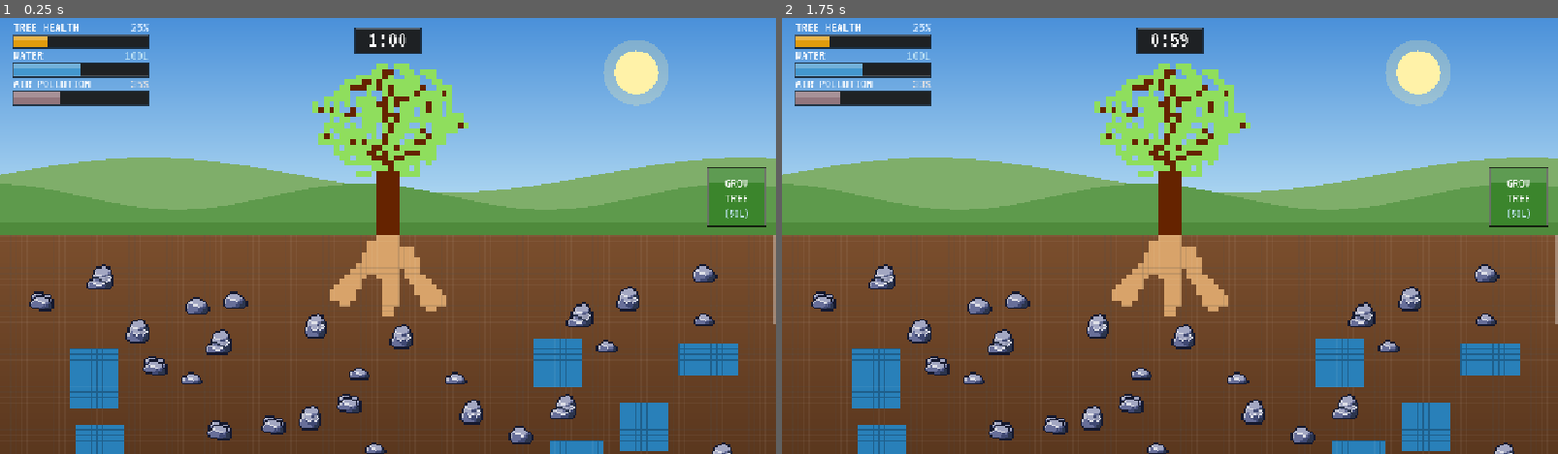
Above: before the commit, frames 1-2 (left to right).
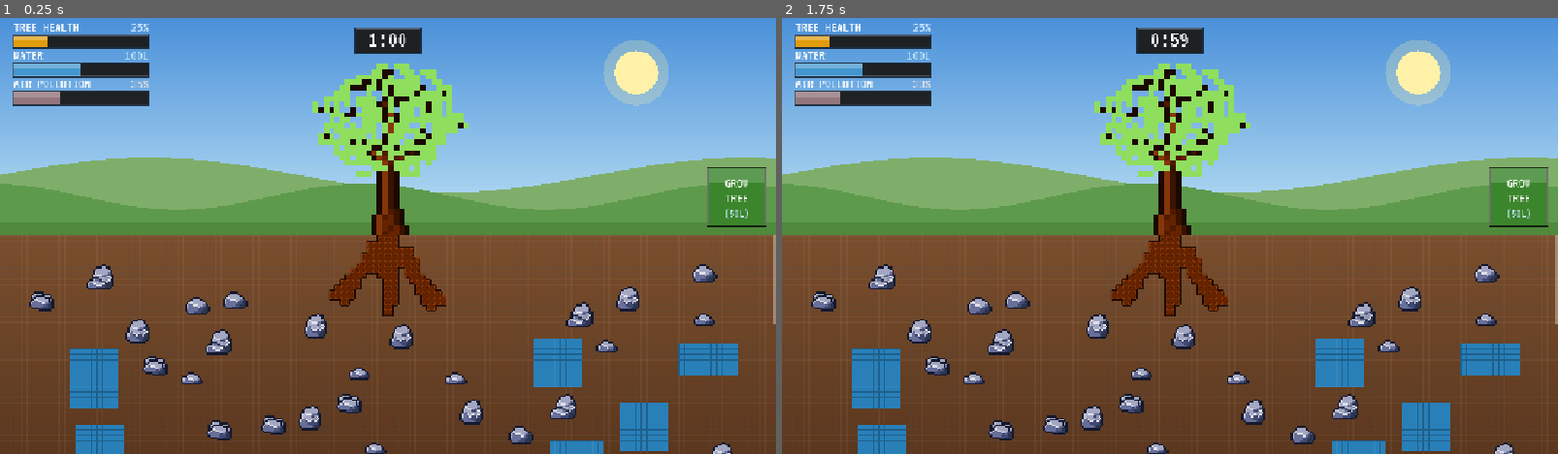
Above: after the commit, the same moments.

Repository: Jeeareen/ExtendoRoot
Game: Godot game, scene res://scenes/main.tscn
The game is run twice, just before and just after one commit, with the same random seed, the same clock (stepped at 60 frames per second) and the same inputs.
Inputs (mouse positions are in pixels of both pictures, inside the frame that each line leads up to):
- Up to frame 1 (0.25 s): no input
- Up to frame 2 (1.75 s): tap Enter at 0.5 s; move the mouse to (1340, 214) at 0.52 s; tap R at 0.6 s; click (1340, 214) at 0.67 s; tap Space at 1.25 s; drag from (1014, 257) to (1131, 323) at 1.27 s

The runs differ from the first frame. In frame 1, 2.2% of the frame differs, in the area x 41-60%, y 11-69%; in frame 2, 2.2%.

Commit message:
feat: merge water flowing pulse effect and tree trunk sprite from ui-effects

Diff:
--- a/scripts/main.gd
+++ b/scripts/main.gd
@@ -26,7 +26,16 @@
 const WATER_EDGE := Color("1f5f8b")
 const ACID_WATER_COLOR := Color("16a05d") # Greenish dark-turquoise for acid pools
 const ACID_WATER_EDGE := Color("0e6e3e")
-const ROOT_COLOR := Color("d8a36a")
+const ROOT_COLOR := Color("652300")
+
+# Retro Pixel-Art Bitmask Root Palette (Ağaç Gövdesi #652300 İle Birebir Uyumlu)
+const ROOT_BARK_DARK := Color("1b0800")
+const ROOT_BARK_SHADOW := Color("381300")
+const ROOT_WOOD_CORE := Color("652300")
+const ROOT_WOOD_GRAIN := Color("4e1a00")
+const ROOT_WOOD_LIGHT := Color("853609")
+const ROOT_TIP_COLOR := Color("aa4d18")
+const ROOT_WATER_FLOW := Color("54d6ff")
 
 const TILE_SIZE := 8.0
 const TOTAL_SOIL_ROWS := 100
@@ -126,6 +135,8 @@
 var _is_grow_btn_hovered: bool = false
 var _is_connected_to_water: bool = false
 var _active_water_intake_rate: float = 0.0
+var _water_pulse_time: float = 0.0
+var _water_flow_cells: Dictionary = {} # Vector2i -> int (distance from water contact)
 
 # Wind & Leaf oscillation configuration
 const WIND_SWAY_FREQ := 5.5
@@ -266,6 +277,12 @@
 
 	_is_connected_to_water = connected_now
 	_active_water_intake_rate = intake_this_frame
+	if _is_connected_to_water:
+		_water_pulse_time += delta
+		_update_water_flow_path()
+		needs_redraw = true
+	else:
+		_water_flow_cells.clear()
 
 	# Heat wave also drains 2L of water per second from our stored water bar
 	if _is_heatwave:
@@ -1570,16 +1587,18 @@
 			var tile_rect := Rect2(Vector2(x, y), Vector2(TILE_SIZE, TILE_SIZE))
 
 			var is_root: bool = _initial_root_tiles.has(cell) or _root_tiles.has(cell)
-
-			# 1. Base tile rendering: Soil or Root
-			var base_tile_color := ROOT_COLOR if is_root else base_row_color
-			draw_rect(tile_rect, base_tile_color)
-
-			# 2. Bevel lines for soil/root
-			draw_line(Vector2(x, y), Vector2(x + TILE_SIZE, y), highlight_edge_color, 1.0)
-			draw_line(Vector2(x, y), Vector2(x, y + TILE_SIZE), highlight_edge_color, 1.0)
-			draw_line(Vector2(x, y + TILE_SIZE), Vector2(x + TILE_SIZE, y + TILE_SIZE), grid_edge_color, 1.0)
-			draw_line(Vector2(x + TILE_SIZE, y), Vector2(x + TILE_SIZE, y + TILE_SIZE), grid_edge_color, 1.0)
+			if is_root:
+				# Render retro pixel-art connective bitmask root tile
+				_draw_pixel_art_root(cell, Vector2(x, y), base_row_color)
+			else:
+				# 1. Base soil tile rendering
+				draw_rect(tile_rect, base_row_color)
+
+				# 2. Bevel lines for soil grid (only on soil, never cutting through roots)
+				draw_line(Vector2(x, y), Vector2(x + TILE_SIZE, y), highlight_edge_color, 1.0)
+				draw_line(Vector2(x, y), Vector2(x, y + TILE_SIZE), highlight_edge_color, 1.0)
+				draw_line(Vector2(x, y + TILE_SIZE), Vector2(x + TILE_SIZE, y + TILE_SIZE), grid_edge_color, 1.0)
+				draw_line(Vector2(x + TILE_SIZE, y), Vector2(x + TILE_SIZE, y + TILE_SIZE), grid_edge_color, 1.0)
 
 			# 3. Water overlay with top-to-bottom pixel fade/shrink
 			if _water_bank_lookup.has(cell):
@@ -1650,3 +1669,195 @@
 		var thumb_h := maxf(24.0, scroll_track_h * (visible_soil_height / (TOTAL_SOIL_ROWS * TILE_SIZE)))
 		var thumb_y := mid + (_soil_scroll_y / max_s) * (scroll_track_h - thumb_h)
 		draw_rect(Rect2(size.x - 5.0, thumb_y, 4.0, thumb_h), Color(1, 1, 1, 0.35))
+
+
+func _is_root_cell(c: Vector2i) -> bool:
+	if c.y < 0:
+		# Row 0 top connects seamlessly to the tree trunk base
+		var size := get_viewport_rect().size
+		var cols := int(ceil(size.x / TILE_SIZE))
+		var center_col := int(cols * 0.5)
+		return c.x >= center_col - 2 and c.x <= center_col + 1
+	return _initial_root_tiles.has(c) or _root_tiles.has(c)
+
+
+func _draw_pixel_art_root(cell: Vector2i, pos: Vector2, soil_col: Color) -> void:
+	var u: bool = _is_root_cell(cell + Vector2i(0, -1))
+	var d: bool = _is_root_cell(cell + Vector2i(0, 1))
+	var l: bool = _is_root_cell(cell + Vector2i(-1, 0))
+	var r: bool = _is_root_cell(cell + Vector2i(1, 0))
+
+	var ul: bool = _is_root_cell(cell + Vector2i(-1, -1))
+	var ur: bool = _is_root_cell(cell + Vector2i(1, -1))
+	var dl: bool = _is_root_cell(cell + Vector2i(-1, 1))
+	var dr: bool = _is_root_cell(cell + Vector2i(1, 1))
+
+	var px: float = pos.x
+	var py: float = pos.y
+
+	# 1. Base wood core fill (8x8)
+	draw_rect(Rect2(px, py, TILE_SIZE, TILE_SIZE), ROOT_WOOD_CORE)
+
+	# 2. Organic internal wood grain / rings
+	draw_rect(Rect2(px + 2.0, py + 2.0, 4.0, 4.0), ROOT_WOOD_LIGHT)
+	draw_rect(Rect2(px + 3.0, py + 3.0, 2.0, 2.0), ROOT_WOOD_GRAIN)
+
+	# 3. Outer Edge Borders & Highlights / Shadows
+	if not u:
+		draw_rect(Rect2(px, py, TILE_SIZE, 1.0), ROOT_BARK_DARK)
+		draw_rect(Rect2(px + 1.0, py + 1.0, 6.0, 1.0), ROOT_WOOD_LIGHT)
+	if not d:
+		draw_rect(Rect2(px, py + 7.0, TILE_SIZE, 1.0), ROOT_BARK_DARK)
+		draw_rect(Rect2(px + 1.0, py + 6.0, 6.0, 1.0), ROOT_BARK_SHADOW)
+	if not l:
+		draw_rect(Rect2(px, py, 1.0, TILE_SIZE), ROOT_BARK_DARK)
+		draw_rect(Rect2(px + 1.0, py + 1.0, 1.0, 6.0), ROOT_WOOD_LIGHT)
+	if not r:
+		draw_rect(Rect2(px + 7.0, py, 1.0, TILE_SIZE), ROOT_BARK_DARK)
+		draw_rect(Rect2(px + 6.0, py + 1.0, 1.0, 6.0), ROOT_BARK_SHADOW)
+
+	# 4. Convex Outer Corners (Pixel Chamfer for natural round roots)
+	if not u and not l:
+		draw_rect(Rect2(px, py, 1.0, 1.0), soil_col)
+		draw_rect(Rect2(px + 1.0, py, 1.0, 1.0), ROOT_BARK_DARK)
+		draw_rect(Rect2(px, py + 1.0, 1.0, 1.0), ROOT_BARK_DARK)
+		draw_rect(Rect2(px + 1.0, py + 1.0, 1.0, 1.0), ROOT_WOOD_LIGHT)
+	if not u and not r:
+		draw_rect(Rect2(px + 7.0, py, 1.0, 1.0), soil_col)
+		draw_rect(Rect2(px + 6.0, py, 1.0, 1.0), ROOT_BARK_DARK)
+		draw_rect(Rect2(px + 7.0, py + 1.0, 1.0, 1.0), ROOT_BARK_DARK)
+		draw_rect(Rect2(px + 6.0, py + 1.0, 1.0, 1.0), ROOT_WOOD_LIGHT)
+	if not d and not l:
+		draw_rect(Rect2(px, py + 7.0, 1.0, 1.0), soil_col)
+		draw_rect(Rect2(px + 1.0, py + 7.0, 1.0, 1.0), ROOT_BARK_DARK)
+		draw_rect(Rect2(px, py + 6.0, 1.0, 1.0), ROOT_BARK_DARK)
+		draw_rect(Rect2(px + 1.0, py + 6.0, 1.0, 1.0), ROOT_WOOD_LIGHT)
+	if not d and not r:
+		draw_rect(Rect2(px + 7.0, py + 7.0, 1.0, 1.0), soil_col)
+		draw_rect(Rect2(px + 6.0, py + 7.0, 1.0, 1.0), ROOT_BARK_DARK)
+		draw_rect(Rect2(px + 7.0, py + 6.0, 1.0, 1.0), ROOT_BARK_DARK)
+		draw_rect(Rect2(px + 6.0, py + 6.0, 1.0, 1.0), ROOT_BARK_SHADOW)
+
+	# 5. Concave Inner Corners (Elbow Branch Notches)
+	if u and l and not ul:
+		draw_rect(Rect2(px, py, 1.0, 1.0), ROOT_BARK_DARK)
+		draw_rect(Rect2(px + 1.0, py + 1.0, 1.0, 1.0), ROOT_BARK_SHADOW)
+	if u and r and not ur:
+		draw_rect(Rect2(px + 7.0, py, 1.0, 1.0), ROOT_BARK_DARK)
+		draw_rect(Rect2(px + 6.0, py + 1.0, 1.0, 1.0), ROOT_BARK_SHADOW)
+	if d and l and not dl:
+		draw_rect(Rect2(px, py + 7.0, 1.0, 1.0), ROOT_BARK_DARK)
+		draw_rect(Rect2(px + 1.0, py + 6.0, 1.0, 1.0), ROOT_BARK_SHADOW)
+	if d and r and not dr:
+		draw_rect(Rect2(px + 7.0, py + 7.0, 1.0, 1.0), ROOT_BARK_DARK)
+		draw_rect(Rect2(px + 6.0, py + 6.0, 1.0, 1.0), ROOT_BARK_SHADOW)
+
+	# 6. Terminal Tip / Active Growth Point
+	var neighbor_count: int = (1 if u else 0) + (1 if d else 0) + (1 if l else 0) + (1 if r else 0)
+	var depth: int = _root_tiles.get(cell, 0)
+	if neighbor_count <= 1 and depth > 0:
+		draw_rect(Rect2(px + 3.0, py + 3.0, 2.0, 2.0), ROOT_TIP_COLOR)
+
+	# 7. Animated Water Absorption Pulse (Aşağıdan yukarıya, 5 piksel akış + yarım saniye duraksama)
+	if _is_connected_to_water and _water_flow_cells.has(cell):
+		var dist: int = _water_flow_cells[cell]
+		# 10 hücrelik döngü (hız=10): 5 hücrelik su akışı (0.5 sn) ardından 5 hücrelik duraksama (0.5 sn)
+		var wave: float = fmod(_water_pulse_time * 10.0 - float(dist), 10.0)
+		if wave >= 0.0 and wave < 5.0:
+			# 5 piksel boyunca ilerleyen mavi su akışı
+			draw_rect(Rect2(px + 2.0, py + 2.0, 4.0, 4.0), ROOT_WATER_FLOW)
+			# Dalganın öncü parlak su damlası
+			if wave < 1.6:
+				draw_rect(Rect2(px + 2.5, py + 2.5, 3.0, 3.0), Color.WHITE)
+
+
+func _update_water_flow_path() -> void:
+	_water_flow_cells.clear()
+	if not _is_connected_to_water:
+		return
+
+	# 1. Ağaç tabanından (satır 0) tüm bağlı köklere kesintisiz BFS yol haritası kur
+	var size := get_viewport_rect().size
+	var cols := int(ceil(size.x / TILE_SIZE))
+	var center_col := int(cols * 0.5)
+
+	var queue: Array[Vector2i] = []
+	var parent_map: Dictionary = {}
+	var dist_to_trunk: Dictionary = {}
+
+	for cx in range(center_col - 2, center_col + 2):
+		var root_base := Vector2i(cx, 0)
+		if _initial_root_tiles.has(root_base) or _root_tiles.has(root_base):
+			queue.append(root_base)
+			dist_to_trunk[root_base] = 0
+			parent_map[root_base] = root_base
+
+	var head := 0
+	while head < queue.size():
+		var curr: Vector2i = queue[head]
+		head += 1
+		var cur_d: int = dist_to_trunk[curr]
+
+		var neighbors := [
+			curr + Vector2i(0, 1),
+			curr + Vector2i(0, -1),
+			curr + Vector2i(1, 0),
+			curr + Vector2i(-1, 0),
+			curr + Vector2i(1, 1),
+			curr + Vector2i(-1, 1),
+			curr + Vector2i(1, -1),
+			curr + Vector2i(-1, -1)
+		]
+		for n in neighbors:
+			if not (_initial_root_tiles.has(n) or _root_tiles.has(n)):
+				continue
+			if not dist_to_trunk.has(n):
+				dist_to_trunk[n] = cur_d + 1
+				parent_map[n] = curr
+				queue.append(n)
+
+	# 2. Her aktif su kaynağından SADECE TEK BİR temas noktası seç (Kalınlığı 1 olan tek şerit akış için)
+	var contact_cells: Array[Vector2i] = []
+	for bank in _water_banks:
+		var rect: Rect2i = bank["rect"]
+		var drained: int = bank["drained_layers"]
+		var water_min_y := rect.position.y + drained
+		var water_max_y := rect.position.y + rect.size.y - 1
+		var water_min_x := rect.position.x
+		var water_max_x := rect.position.x + rect.size.x - 1
+		if water_min_y > water_max_y:
+			continue
+
+		var bank_contacts: Array[Vector2i] = []
+		for y in range(water_min_y - 1, water_max_y + 2):
+			for x in range(water_min_x - 1, water_max_x + 2):
+				if x >= water_min_x and x <= water_max_x and y >= water_min_y and y <= water_max_y:
+					continue
+				var c := Vector2i(x, y)
+				if (_initial_root_tiles.has(c) or _root_tiles.has(c)) and parent_map.has(c):
+					if not bank_contacts.has(c):
+						bank_contacts.append(c)
+
+		if bank_contacts.is_empty():
+			continue
+
+		# Suya temas eden hücreler arasından ağaca en yakın olan TEK BİR temas hücresini seç
+		var best_c := bank_contacts[0]
+		var min_d: int = dist_to_trunk[best_c]
+		for bc in bank_contacts:
+			if dist_to_trunk[bc] < min_d:
+				min_d = dist_to_trunk[bc]
+				best_c = bc
+		contact_cells.append(best_c)
+
+	# 3. Seçilen tek temas noktasından satır 0'a kadar tek şeritlik (kalınlığı 1) akış zincirini oluştur
+	for contact in contact_cells:
+		var curr := contact
+		var step_count := 0
+		while true:
+			if not _water_flow_cells.has(curr) or _water_flow_cells[curr] > step_count:
+				_water_flow_cells[curr] = step_count
+			if curr.y <= 0 or parent_map[curr] == curr:
+				break
+			curr = parent_map[curr]
+			step_count += 1
Binary file changed: assets/tree.png
